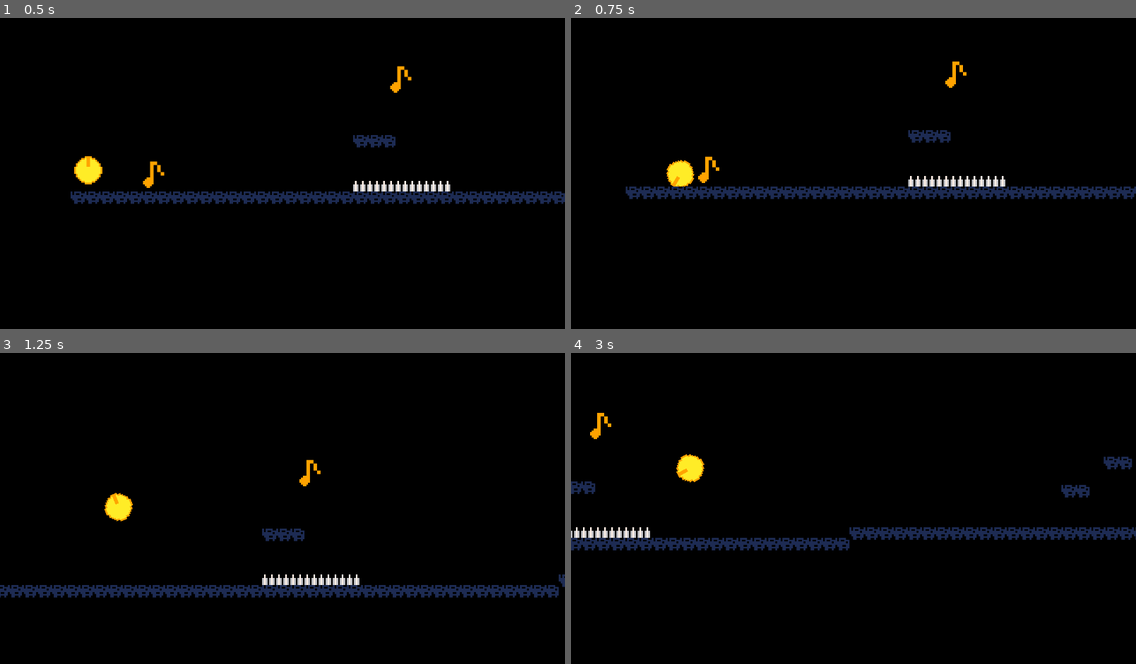
Above: before the commit, frames 1-4 (two rows, left to right).
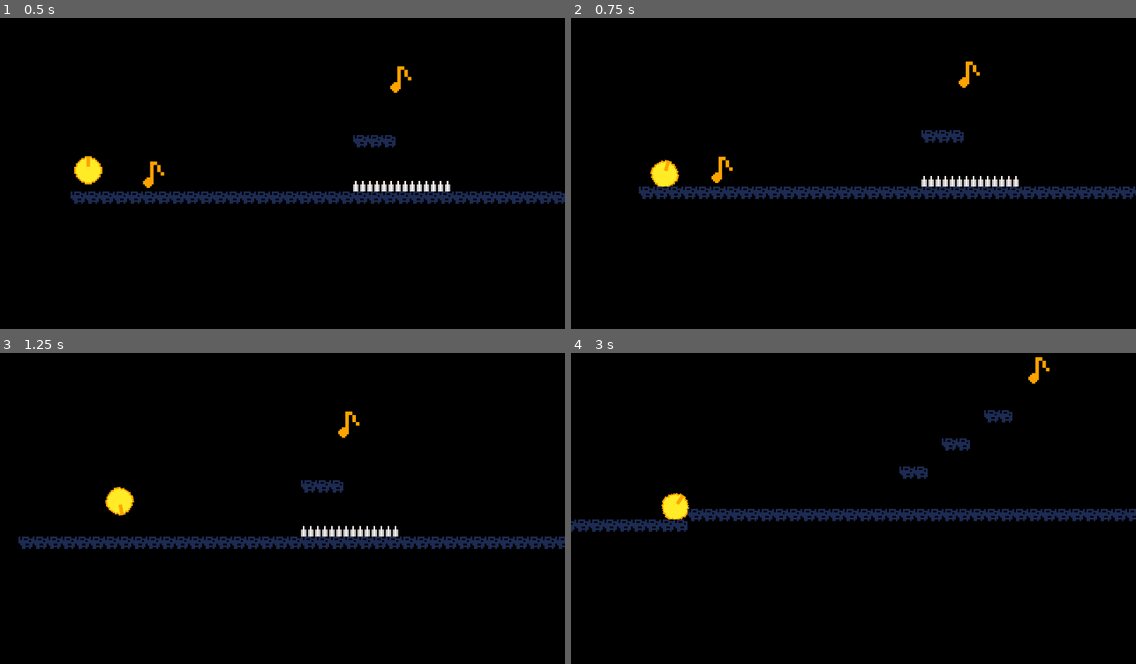
Above: after the commit, the same moments.

Repository: cat-in-the-dark/gmtk_2025
Game: Godot game, scene res://scenes/game_scene.tscn
Two runs of this game, one before a commit and one after it. Both use one fixed random seed, a clock stepped at 60 frames per second and the inputs below.
Inputs:
- Up to frame 1 (0.5 s): no input
- Up to frame 2 (0.75 s): tap Enter (ui_accept) at 0.5, 0.6 s; hold Right (ui_right) from 0.53 s (still down)
- Up to frame 3 (1.25 s): keep holding Right (ui_right); tap Space (player_jump, bound only after the commit) at 0.77, 0.8, 1.07 s
- Up to frame 4 (3 s): tap Space (player_jump, bound only after the commit) at 1.35, 1.52, 1.82, 2.3 s; tap Enter (ui_accept) at 1.55, 2.1, 2.85 s; release Right (ui_right) at 2.03 s; hold Left (ui_left) 2.03-2.78 s; hold Right (ui_right) from 2.78 s (still down)

Frame 1 is identical in both runs. In frame 2, 2.5% of the frame differs, in the area x 9-100%, y 13-59%; in frame 3, 7.2%; in frame 4, 7.9%, in the area x 0-100%, y 1-64%.

Commit message:
jump: terminate, coyote, input buffering

Diff:
--- a/project.godot
+++ b/project.godot
@@ -24,6 +24,16 @@
 window/stretch/mode="canvas_items"
 window/stretch/scale_mode="integer"
 
+[input]
+
+player_jump={
+"deadzone": 0.2,
+"events": [Object(InputEventKey,"resource_local_to_scene":false,"resource_name":"","device":-1,"window_id":0,"alt_pressed":false,"shift_pressed":false,"ctrl_pressed":false,"meta_pressed":false,"pressed":false,"keycode":0,"physical_keycode":32,"key_label":0,"unicode":32,"location":0,"echo":false,"script":null)
+, Object(InputEventKey,"resource_local_to_scene":false,"resource_name":"","device":-1,"window_id":0,"alt_pressed":false,"shift_pressed":false,"ctrl_pressed":false,"meta_pressed":false,"pressed":false,"keycode":0,"physical_keycode":87,"key_label":0,"unicode":119,"location":0,"echo":false,"script":null)
+, Object(InputEventKey,"resource_local_to_scene":false,"resource_name":"","device":-1,"window_id":0,"alt_pressed":false,"shift_pressed":false,"ctrl_pressed":false,"meta_pressed":false,"pressed":false,"keycode":0,"physical_keycode":4194320,"key_label":0,"unicode":0,"location":0,"echo":false,"script":null)
+]
+}
+
 [rendering]
 
 textures/canvas_textures/default_texture_filter=0
--- a/scripts/player.gd
+++ b/scripts/player.gd
@@ -1,43 +1,81 @@
 extends CharacterBody2D
 class_name Player
 
-const SPEED = 96.0
-const JUMP_VELOCITY = -300.0
-const CIRCLE_LEN = PI * 16
+const ACCEL = 180
+const MAX_SPEED_X = 180
+const MAX_SPEED_FALL = 380
+const GRAVITY = 700
+const JUMP_GRAVITY = 500
+const JUMP_FORCE = 250
 
 var started = false
+var now = 0
+var on_floor_timestamp = 0
+var jump_pressed_timestamp = 0
 
 @onready var sprite = $Sprite2D
 
 func _physics_process(delta):
+	now += delta
 	if not started:
 		if Input.is_action_just_pressed("ui_accept"):
 			started = true
 		return
 
-	# Add the gravity.
-	if not is_on_floor():
-		velocity += get_gravity() * delta
+	var y_input = 0
+	if Input.is_action_just_pressed("player_jump"):
+		jump_pressed_timestamp = now
+	if now - jump_pressed_timestamp < 0.15:
+		y_input = -1
+	if Input.is_action_just_released("player_jump"):
+		y_input = 1
+		jump_pressed_timestamp = 0
 
-	# Handle jump.
-	if Input.is_action_just_pressed("ui_accept") and is_on_floor():
-		velocity.y = JUMP_VELOCITY
+	velocity.x += ACCEL * delta
+	velocity.x = clamp(velocity.x, -MAX_SPEED_X, MAX_SPEED_X)
 
-	# Get the input direction and handle the movement/deceleration.
-	# As good practice, you should replace UI actions with custom gameplay actions.
-	# var direction = Input.get_axis("ui_left", "ui_right")
-	var direction = 1 # always moving
+	var was_on_floor = is_on_floor()
 
-	if direction:
-		velocity.x = direction * SPEED
+	if (velocity.y < 0):
+		velocity.y += JUMP_GRAVITY * delta
 	else:
-		velocity.x = move_toward(velocity.x, 0, SPEED)
+		velocity.y += GRAVITY * delta
+	if velocity.y > MAX_SPEED_FALL:
+		velocity.y = MAX_SPEED_FALL
+	if (is_on_floor() or now - on_floor_timestamp < 0.15) and velocity.y > 0:
+		if y_input < 0:
+			on_floor_timestamp = 0
+			# $SFX/RandomJump.play()
+			velocity.y = -JUMP_FORCE
+	else:
+		# animation.play("jump_up")
+		if y_input > 0 and velocity.y < 0:
+			velocity.y = 0
 
-	# Animate sprite
-	if velocity.x > 0.01 or velocity.x < -0.01:
-		sprite.rotate(-1 * velocity.x / 16.0)
+	if abs(velocity.x) < 3:
+		velocity.x = 0
 
 	move_and_slide()
+
+	if !was_on_floor and is_on_floor():
+		# $SFX/RandomFallOnGround.play()
+		pass
+
+	if is_on_floor():
+		on_floor_timestamp = now
+		if abs(velocity.y) < 5:
+			velocity.y = 0
+		if velocity.x != 0:
+			pass
+			#if !$SFX/RandomStep.playing:
+			#	$SFX/RandomStep.play()
+#
+	## Animate sprite
+	var vx = get_position_delta().x
+	#if vx > 1 or vx < -1:
+	sprite.rotate(vx / 16)
+#
+	#move_and_slide()
 
 
 func collect_note():
